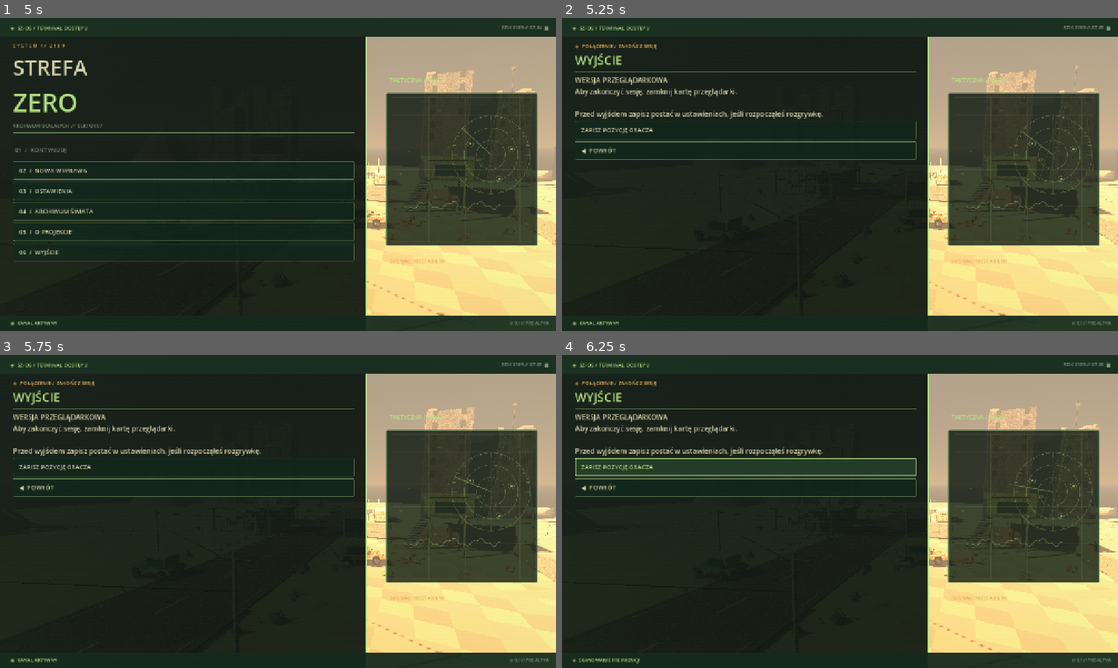
Above: before the commit, frames 1-4 (two rows, left to right).
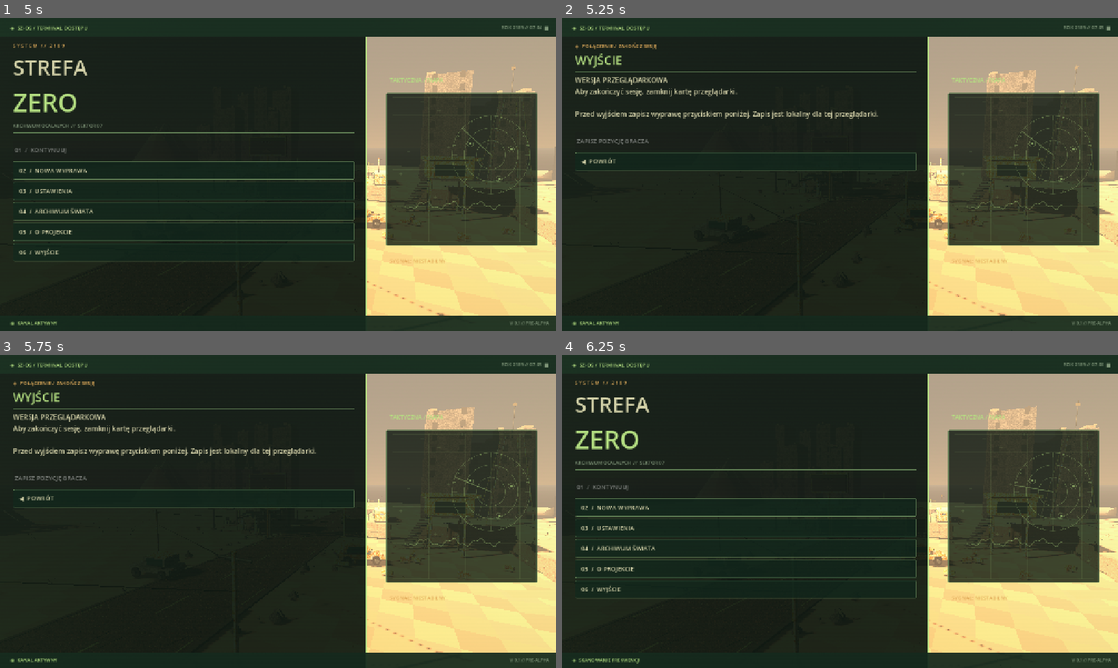
Above: after the commit, the same moments.

Repository: misza3444/fallout
Game: Godot game, scene res://scenes/main.tscn
The game is run twice, just before and just after one commit, with the same random seed, the same clock (stepped at 60 frames per second) and the same inputs.
Inputs:
- Up to frame 1 (5 s): click "02 / NOWA WYPRAWA" at 0.5 s; click "03 / USTAWIENIA" at 1.25 s; click "04 / ARCHIWUM ŚWIATA" at 2 s; click "◀ POWRÓT" at 2.75 s; click "05 / O PROJEKCIE" at 3.5 s; click "◀ POWRÓT" at 4.25 s
- Up to frame 2 (5.25 s): click "06 / WYJŚCIE" at 5 s
- Up to frame 3 (5.75 s): no input
- Up to frame 4 (6.25 s): click "ZAPISZ POZYCJĘ GRACZA" (after the commit: "◀ POWRÓT") at 5.75 s

Frame 1 is identical in both runs. In frame 2, 1.6% of the frame differs, in the area x 2-64%, y 29-49%; in frame 3, 1.6%; in frame 4, 7.8%, in the area x 2-64%, y 7-78%.

Commit message:
fix(foundation): validate saves, show persistence errors, reset paused touch input and align roadmap

Diff:
--- a/scripts/game_state.gd
+++ b/scripts/game_state.gd
@@ -10,7 +10,7 @@
 
 func _ready() -> void:
 	load_settings()
-	has_save = FileAccess.file_exists(SAVE_PATH)
+	has_save = not read_position().is_empty()
 
 func load_settings() -> void:
 	var config := ConfigFile.new()
@@ -19,30 +19,44 @@
 		fov = clampf(float(config.get_value("camera", "fov", 76)), 65, 100)
 		quality = clampi(int(config.get_value("graphics", "quality", 1)), 0, 2)
 
-func store_settings() -> void:
+func store_settings() -> Error:
 	var config := ConfigFile.new()
 	config.set_value("controls", "sensitivity", sensitivity)
 	config.set_value("camera", "fov", fov)
 	config.set_value("graphics", "quality", quality)
-	config.save(SETTINGS_PATH)
+	return config.save(SETTINGS_PATH)
 
-func save_position(pos: Vector3, yaw: float, pitch: float) -> void:
+func save_position(pos: Vector3, yaw: float, pitch: float) -> Error:
+	if not _valid_position(pos) or not is_finite(yaw) or not is_finite(pitch):
+		return ERR_INVALID_DATA
 	var config := ConfigFile.new()
 	config.set_value("player", "position", pos)
 	config.set_value("player", "yaw", yaw)
 	config.set_value("player", "pitch", pitch)
-	config.save(SAVE_PATH)
-	has_save = true
+	var result := config.save(SAVE_PATH)
+	has_save = not read_position().is_empty()
+	return result
 
 func read_position() -> Dictionary:
 	var config := ConfigFile.new()
 	if config.load(SAVE_PATH) != OK:
 		return {}
-	var p: Variant = config.get_value("player", "position", Vector3.ZERO)
+	var p: Variant = config.get_value("player", "position", null)
 	if not p is Vector3:
+		return {}
+	if not _valid_position(p):
+		return {}
+	var yaw: Variant = config.get_value("player", "yaw", null)
+	var pitch: Variant = config.get_value("player", "pitch", null)
+	if not (yaw is float or yaw is int) or not (pitch is float or pitch is int):
+		return {}
+	if not is_finite(float(yaw)) or not is_finite(float(pitch)):
 		return {}
 	return {
 		"position": p,
-		"yaw": float(config.get_value("player", "yaw", 0)),
-		"pitch": float(config.get_value("player", "pitch", 0))
+		"yaw": float(yaw),
+		"pitch": clampf(float(pitch), -84.0, 84.0)
 	}
+
+func _valid_position(pos: Vector3) -> bool:
+	return pos.is_finite() and pos.length() < 220.0 and pos.y > -10.0 and pos.y < 80.0
--- a/scripts/main.gd
+++ b/scripts/main.gd
@@ -151,8 +151,9 @@
 
 func _manual_save() -> void:
 	if in_game:
-		GameState.save_position(player.position, player.rotation_degrees.y, player.pitch)
-		_notify("STAN WYPRAWY ZAPISANY  /  REJESTR ZABEZPIECZONY")
+		var result := GameState.save_position(player.position, player.rotation_degrees.y, player.pitch)
+		var message := "STAN WYPRAWY ZAPISANY" if result == OK else "NIE UDAŁO SIĘ ZAPISAĆ WYPRAWY. SPRÓBUJ PONOWNIE."
+		terminal.set_save_feedback(message, result != OK)
 		terminal.refresh_save()
 
 
@@ -171,6 +172,8 @@
 	_notify("SEKTOR 07  //  SYGNAŁ ODNALEZIONY")
 
 func _new_game() -> void:
+	_clear_touch_input()
+	player.velocity = Vector3.ZERO
 	player.position = Vector3(1, 1.35, 18)
 	player.rotation_degrees.y = 0
 	player.pitch = 0
@@ -182,11 +185,18 @@
 		_start_play()
 		return
 	var saved := GameState.read_position()
-	if not saved.is_empty():
-		player.restore(saved)
+	if saved.is_empty():
+		GameState.has_save = false
+		terminal.refresh_save()
+		terminal.set_save_feedback("BRAK POPRAWNEGO ZAPISU. ROZPOCZNIJ NOWĄ WYPRAWĘ.", true)
+		terminal.show_page("exit")
+		return
+	player.restore(saved)
 	_start_play()
 
 func _pause_game() -> void:
+	_clear_touch_input()
+	player.velocity = Vector3.ZERO
 	paused = true
 	player.set_active(false)
 	player.camera.current = true
@@ -306,7 +316,18 @@
 	pause_btn.anchor_left = 1
 	pause_btn.anchor_right = 1
 
+func _clear_touch_input() -> void:
+	touches.clear()
+	player.touch_axis = Vector2.ZERO
+	player.touch_running = false
+	Input.action_release("jump")
+
 func _touch_set(key: String, held: bool) -> void:
+	if not in_game or paused:
+		return
+	if key == "menu" and held:
+		_pause_game()
+		return
 	touches[key] = held
 	if key == "jump" and held:
 		Input.action_press("jump")
@@ -314,8 +335,6 @@
 		Input.action_release("jump")
 	elif key == "scan" and held:
 		_interact()
-	elif key == "menu" and held:
-		_pause_game()
 	player.touch_running = touches.get("run", false)
 	player.touch_axis = Vector2(
 		float(int(touches.get("right", false)) - int(touches.get("left", false))),
--- a/scripts/terminal_menu.gd
+++ b/scripts/terminal_menu.gd
@@ -25,6 +25,11 @@
 var page_scroll: ScrollContainer
 var pages: Dictionary = {}
 var resume_btn: Button
+var save_btn: Button
+var save_feedback: Label
+var settings_feedback: Label
+var save_message: String = ""
+var save_failed: bool = false
 var session_in_progress: bool = false
 var root_menu: VBoxContainer
 var current_screen: String = "home"
@@ -390,6 +395,8 @@
 		_rebuild()
 	)
 	settings.add_child(motion_toggle)
+	settings_feedback = _label(settings, "", 14, AMBER)
+	settings_feedback.autowrap_mode = TextServer.AUTOWRAP_WORD_SMART
 	_button(settings, "ZAPISZ USTAWIENIA", _save_and_home, compact)
 	_button(settings, "◀  POWRÓT", show_home, compact)
 
@@ -424,10 +431,13 @@
 
 	var exit_page := _section("exit", "POŁĄCZENIE / ZAKOŃCZ SESJĘ", compact)
 	var notice := _label(exit_page,
-		"WERSJA PRZEGLĄDARKOWA\nAby zakończyć sesję, zamknij kartę przeglądarki.\n\nPrzed wyjściem zapisz postać w ustawieniach, jeśli rozpocząłeś rozgrywkę.",
+		"WERSJA PRZEGLĄDARKOWA\nAby zakończyć sesję, zamknij kartę przeglądarki.\n\nPrzed wyjściem zapisz wyprawę przyciskiem poniżej. Zapis jest lokalny dla tej przeglądarki.",
 		16, CREAM)
 	notice.autowrap_mode = TextServer.AUTOWRAP_WORD_SMART
-	_button(exit_page, "ZAPISZ POZYCJĘ GRACZA", save_requested.emit, compact)
+	save_feedback = _label(exit_page, save_message, 14, AMBER if save_failed else GREEN)
+	save_feedback.autowrap_mode = TextServer.AUTOWRAP_WORD_SMART
+	save_btn = _button(exit_page, "ZAPISZ POZYCJĘ GRACZA", save_requested.emit, compact)
+	save_btn.disabled = not session_in_progress
 	_button(exit_page, "◀  POWRÓT", show_home, compact)
 
 	for name in pages:
@@ -476,10 +486,22 @@
 func refresh_save() -> void:
 	if resume_btn != null:
 		resume_btn.disabled = not GameState.has_save and not session_in_progress
+	if save_btn != null:
+		save_btn.disabled = not session_in_progress
+
+func set_save_feedback(message: String, failed: bool = false) -> void:
+	save_message = message
+	save_failed = failed
+	if save_feedback != null:
+		save_feedback.text = message
+		save_feedback.add_theme_color_override("font_color", AMBER if failed else GREEN)
 
 func _save_and_home() -> void:
-	GameState.store_settings()
-	_save_prefs()
+	var settings_result := GameState.store_settings()
+	var prefs_result := _save_prefs()
+	if settings_result != OK or prefs_result != OK:
+		settings_feedback.text = "NIE UDAŁO SIĘ ZAPISAĆ WSZYSTKICH USTAWIEŃ. SPRÓBUJ PONOWNIE."
+		return
 	show_home()
 
 func _load_prefs() -> void:
@@ -490,12 +512,12 @@
 		reduce_motion = bool(cfg.get_value("terminal", "reduced_motion", false))
 		ui_sound = bool(cfg.get_value("terminal", "sounds", true))
 
-func _save_prefs() -> void:
+func _save_prefs() -> Error:
 	var cfg := ConfigFile.new()
 	cfg.set_value("terminal", "palette", accent_name)
 	cfg.set_value("terminal", "reduced_motion", reduce_motion)
 	cfg.set_value("terminal", "sounds", ui_sound)
-	cfg.save("user://terminal_ui.cfg")
+	return cfg.save("user://terminal_ui.cfg")
 
 func _build_sound() -> void:
 	_load_prefs()
--- /dev/null
+++ b/tools/check_foundation.gd
@@ -0,0 +1,84 @@
+extends SceneTree
+## Focused persistence regression check. Existing user files are restored afterwards.
+
+var failed := false
+
+func _initialize() -> void:
+	call_deferred("_run")
+
+func _expect(condition: bool, message: String) -> void:
+	if not condition:
+		failed = true
+		push_error(message)
+
+func _run() -> void:
+	var state: Node = root.get_node("GameState")
+	var originals: Dictionary = {}
+	for path in [state.SAVE_PATH, state.SETTINGS_PATH]:
+		originals[path] = FileAccess.get_file_as_bytes(path) if FileAccess.file_exists(path) else null
+
+	var position := Vector3(4.5, 1.2, -18.0)
+	_expect(state.save_position(position, 37.0, -12.0) == OK, "Valid save failed")
+	var restored: Dictionary = state.read_position()
+	_expect(restored.get("position") == position, "Position did not round-trip")
+	_expect(restored.get("yaw") == 37.0 and restored.get("pitch") == -12.0, "Camera did not round-trip")
+	_expect(state.save_position(Vector3(400, 0, 0), 0.0, 0.0) == ERR_INVALID_DATA, "Out-of-sector position accepted")
+	_expect(state.read_position().get("position") == position, "Invalid save overwrote good save")
+	_expect(state.save_position(position, NAN, 0.0) == ERR_INVALID_DATA, "Invalid angle accepted")
+
+	var corrupt := ConfigFile.new()
+	corrupt.set_value("player", "position", "not a vector")
+	corrupt.save(state.SAVE_PATH)
+	_expect(state.read_position().is_empty(), "Corrupt position accepted")
+	corrupt.clear()
+	corrupt.set_value("player", "position", position)
+	corrupt.set_value("player", "yaw", "bad angle")
+	corrupt.set_value("player", "pitch", 0.0)
+	corrupt.save(state.SAVE_PATH)
+	_expect(state.read_position().is_empty(), "Corrupt angle accepted")
+	corrupt.clear()
+	corrupt.set_value("other", "unused", true)
+	corrupt.save(state.SAVE_PATH)
+	_expect(state.read_position().is_empty(), "Missing player section accepted")
+
+	state.fov = 88.0
+	state.sensitivity = 0.17
+	_expect(state.store_settings() == OK, "Settings write failed")
+	state.fov = 65.0
+	state.sensitivity = 0.03
+	state.load_settings()
+	_expect(is_equal_approx(state.fov, 88.0) and is_equal_approx(state.sensitivity, 0.17), "Settings did not round-trip")
+
+	var scene := load("res://scenes/main.tscn") as PackedScene
+	var game: Node = scene.instantiate()
+	root.add_child(game)
+	_expect(game.terminal.save_btn.disabled, "Save enabled before a session")
+	game._new_game()
+	game._touch_set("up", true)
+	game._touch_set("run", true)
+	game._touch_set("jump", true)
+	_expect(game.player.touch_axis.y < 0.0 and game.player.touch_running, "Touch test did not start movement")
+	game._touch_set("menu", true)
+	_expect(game.paused and game.player.touch_axis == Vector2.ZERO, "Pause retained touch movement")
+	_expect(not game.player.touch_running and not Input.is_action_pressed("jump"), "Pause retained sprint or jump")
+	game._manual_save()
+	_expect(game.terminal.save_feedback.text == "STAN WYPRAWY ZAPISANY", "Pause-menu save feedback missing")
+	game._start_play()
+	_expect(game.player.touch_axis == Vector2.ZERO, "Resume restarted stale movement")
+	game.player.velocity = Vector3(2, 4, 1)
+	game._new_game()
+	_expect(game.player.velocity == Vector3.ZERO, "New game retained velocity")
+	game.free()
+
+	for path in originals:
+		if originals[path] == null:
+			DirAccess.remove_absolute(path)
+		else:
+			var file := FileAccess.open(path, FileAccess.WRITE)
+			if file != null:
+				file.store_buffer(originals[path])
+				file.close()
+			else:
+				_expect(false, "Could not restore original user file")
+	print("Foundation persistence checks: ", "FAIL" if failed else "PASS")
+	quit(1 if failed else 0)
Not shown, changed: .github/workflows/web.yml
Not shown, changed: DEVELOPMENT_RULES.md
Not shown, changed: PROGRESS.md
Not shown, changed: README.md
Not shown, changed: ROADMAP.md
